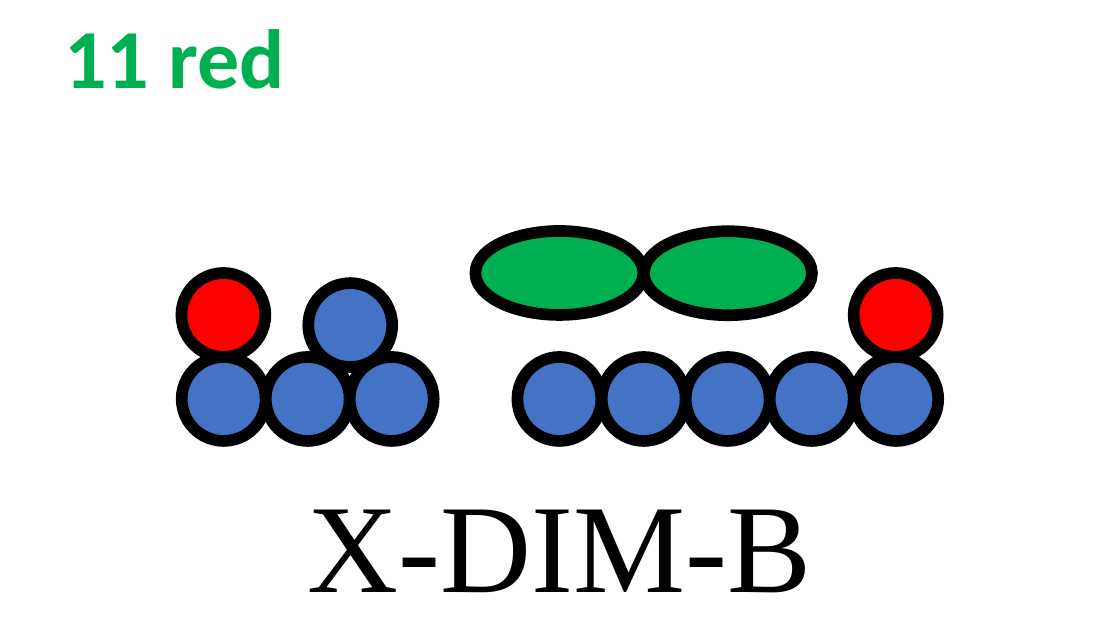
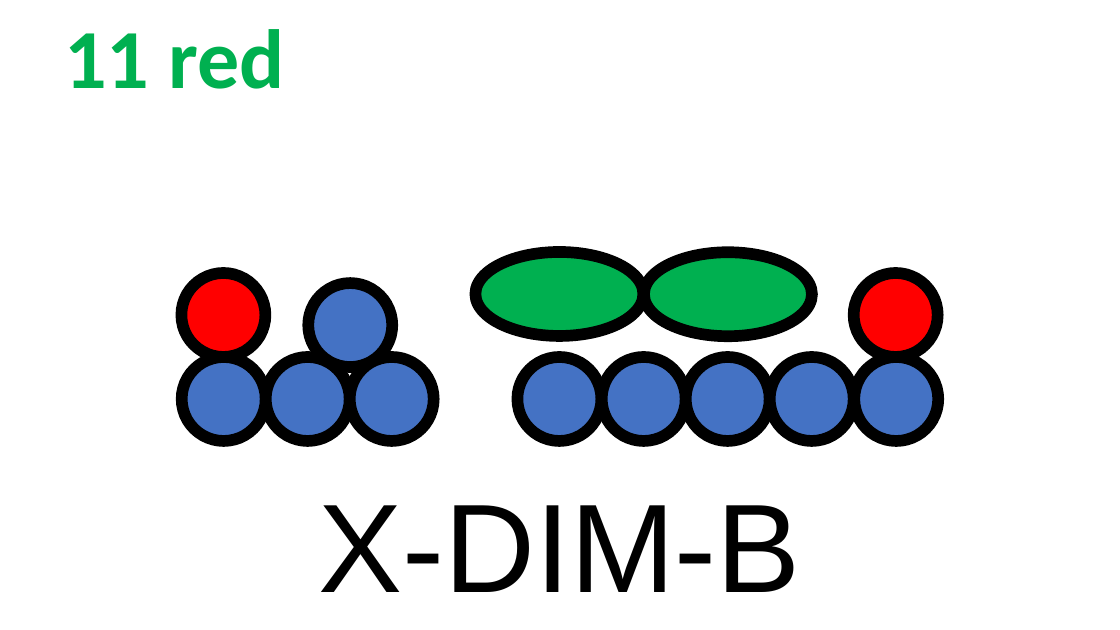
Before and after one commit to rzk1/ullmann, a slide deck: slide 20 of Labels/labels.pptx (slide 17 before the commit). Drawn at 1120x630 pixels with LibreOffice and Linux fonts; fonts in the diff are those of the drawing. Boxes give left, top, right and bottom in pixels: in the first picture for what was removed or moved away, otherwise in the second. Text is boxed around its words. In the diff, an @@ line names an element or a change of style, - is before the commit and + after.

```diff
--- a/Labels/labels.pptx
+++ b/Labels/labels.pptx
@@ ellipse: place and size @@
-ellipse at [476,231,644,315]
+ellipse at [476,252,644,336]
@@ ellipse: place and size @@
-ellipse at [644,231,812,315]
+ellipse at [644,252,812,336]
@@ text "X-DIM-B": place and size @@
-text "X-DIM-B" at [308,509,812,593]
+text "X-DIM-B" at [318,505,801,592]
@@ text "X-DIM-B" at [318,505,801,592]: font Times New Roman to Arial @@
```
Also in this commit, not shown: 23 other slides changed, 14 slides added, 45 other files.
